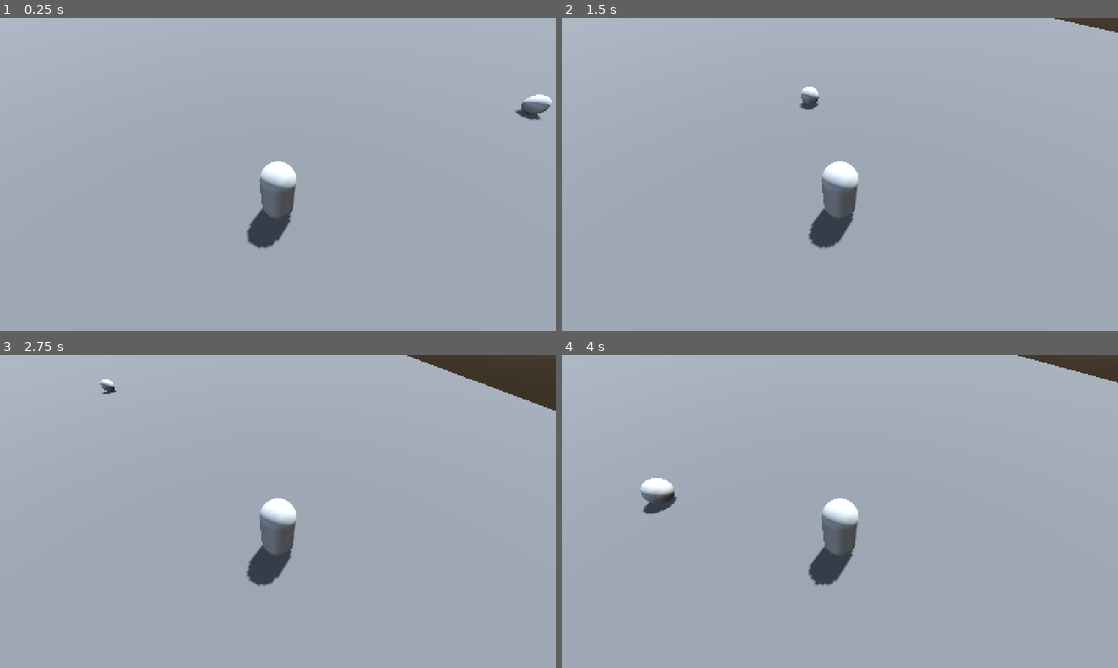
Above: before the commit, frames 1-4 (two rows, left to right).
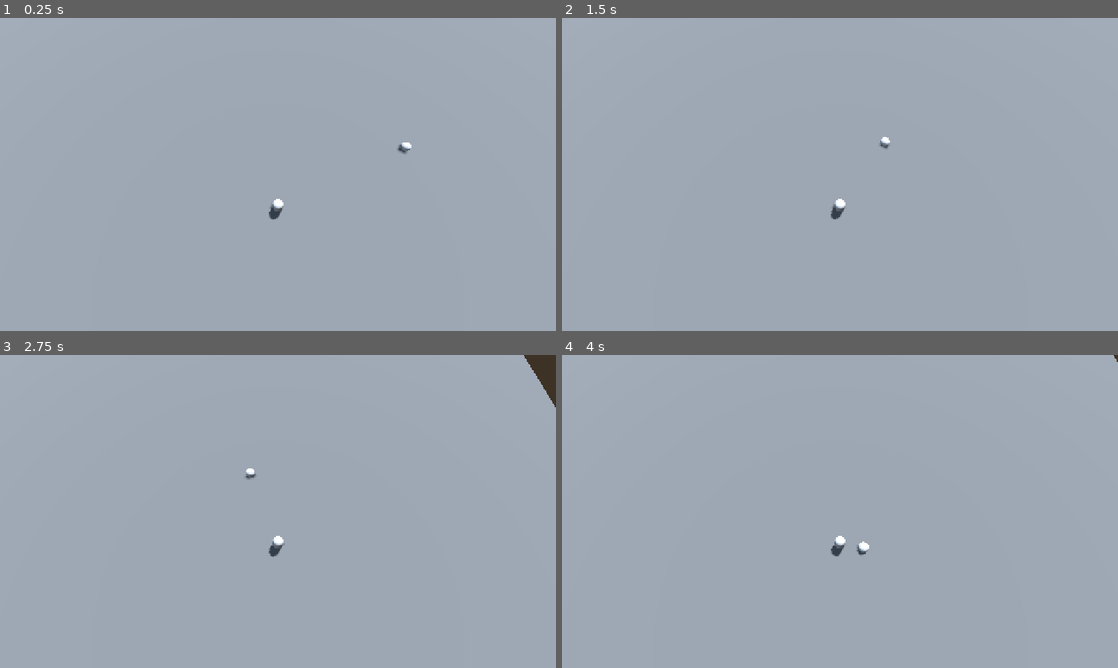
Above: after the commit, the same moments.

Repository: CodeRecode/gdwild87
Game: Godot game, scene res://levels/test_level.tscn
Same seed, same stepped clock (60 frames per second), same inputs: the game is played once before the commit and once after it. The project has no main scene, so this scene is started directly.
Inputs (mouse positions are in pixels of both pictures, inside the frame that each line leads up to):
- Up to frame 1 (0.25 s): no input
- Up to frame 2 (1.5 s): tap Enter (ui_accept) at 0.5, 0.77 s; move the mouse to (962, 158) at 0.52 s; hold D (move_right) 0.53-1.28 s; click (962, 158) at 0.67 s; move the mouse to (728, 190) at 1.27 s; hold S (move_down) from 1.28 s (still down)
- Up to frame 3 (2.75 s): tap Enter (ui_accept) at 1.52 s; move the mouse to (333, 442) at 2.02 s; release S (move_down) at 2.03 s; hold D (move_right) from 2.03 s (still down)
- Up to frame 4 (4 s): move the mouse to (812, 574) at 2.77 s; release D (move_right) at 2.78 s; hold W (move_up) 2.78-3.53 s; click (812, 574) at 2.92 s; tap Enter (ui_accept) at 3.02, 3.77 s; move the mouse to (1006, 558) at 3.52 s; hold A (move_left) from 3.53 s (still down)

The runs differ from the first frame. In frame 1, 1.9% of the frame differs, in the area x 44-100%, y 24-74%; in frame 2, 2.1%; in frame 3, 3.6%, in the area x 18-100%, y 0-74%; in frame 4, 2.9%.

Commit message:
Camera tweaks

Diff:
--- a/char/player.gd
+++ b/char/player.gd
@@ -1,7 +1,7 @@
 extends CharacterBody3D
 class_name Player
 
-@export var Speed = 20.0
+@export var Speed = 10.0
 @export var JumpVelocity = 4.5
 
 
--- a/char/player.tscn
+++ b/char/player.tscn
@@ -18,4 +18,4 @@
 mesh = SubResource("CapsuleMesh_imniu")
 
 [node name="Camera3D" type="Camera3D" parent="."]
-transform = Transform3D(1, 0, 0, 0, 0.7071068, 0.7071068, 0, -0.7071068, 0.7071068, 0, 5.5408607, 3.836883)
+transform = Transform3D(1, 0, 0, 0, 0.34202015, 0.9396926, 0, -0.9396926, 0.34202015, 0, 20, 3.837)
